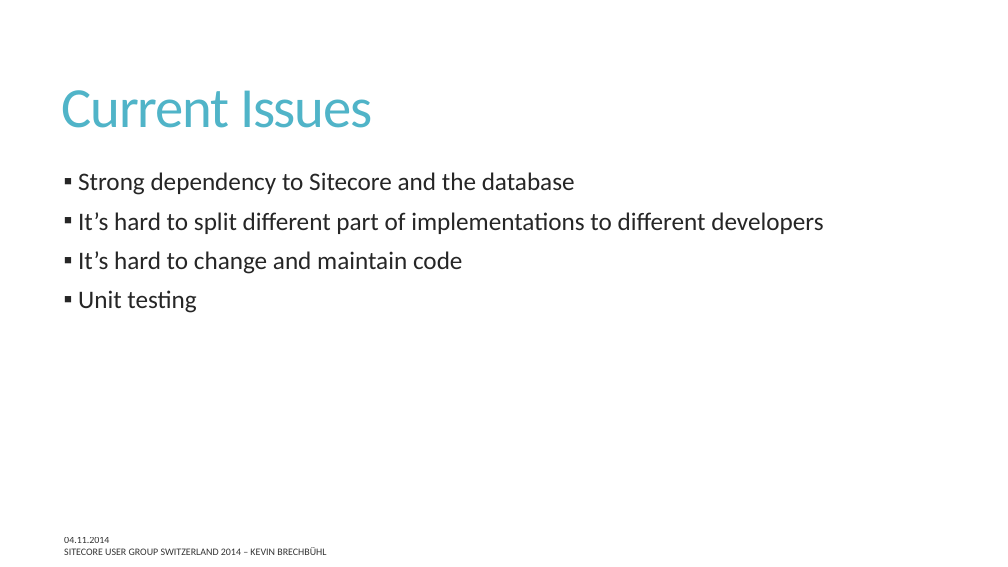
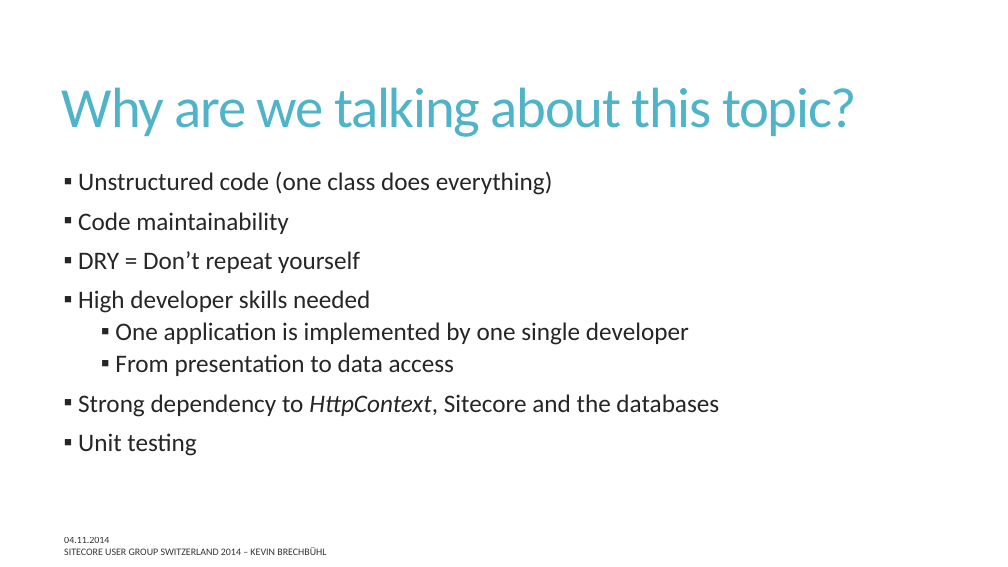
Before and after one commit to SUGCH/ThreeLayeredArchitectureWithSitecore, a slide deck: slide 4 of doc/ThreeLayeredArchitectureWithSitecore.pptx. Drawn at 1008x567 pixels with LibreOffice and Linux fonts; fonts in the diff are those of the drawing. Boxes give left, top, right and bottom in pixels: in the first picture for what was removed or moved away, otherwise in the second. Text is boxed around its words. In the diff, an @@ line names an element or a change of style, - is before the commit and + after.

```diff
--- a/doc/ThreeLayeredArchitectureWithSitecore.pptx
+++ b/doc/ThreeLayeredArchitectureWithSitecore.pptx
@@ title at box(62, 87, 857, 137): text changed @@
-Current Issues
+Why are we talking about this topic?
@@ text at box(78, 172, 719, 417): text changed @@
-▪ Strong dependency to Sitecore and the database
-▪ It’s hard to split different part of implementations to different developers
-▪ It’s hard to change and maintain code
+▪ Unstructured code (one class does everything)
+▪ Code maintainability
+▪ DRY = Don’t repeat yourself
+▪ High developer skills needed
+  ▪ One application is implemented by one single developer
+  ▪ From presentation to data access
+▪ Strong dependency to HttpContext, Sitecore and the databases
```
Also in this commit, not shown: 8 other slides changed.
